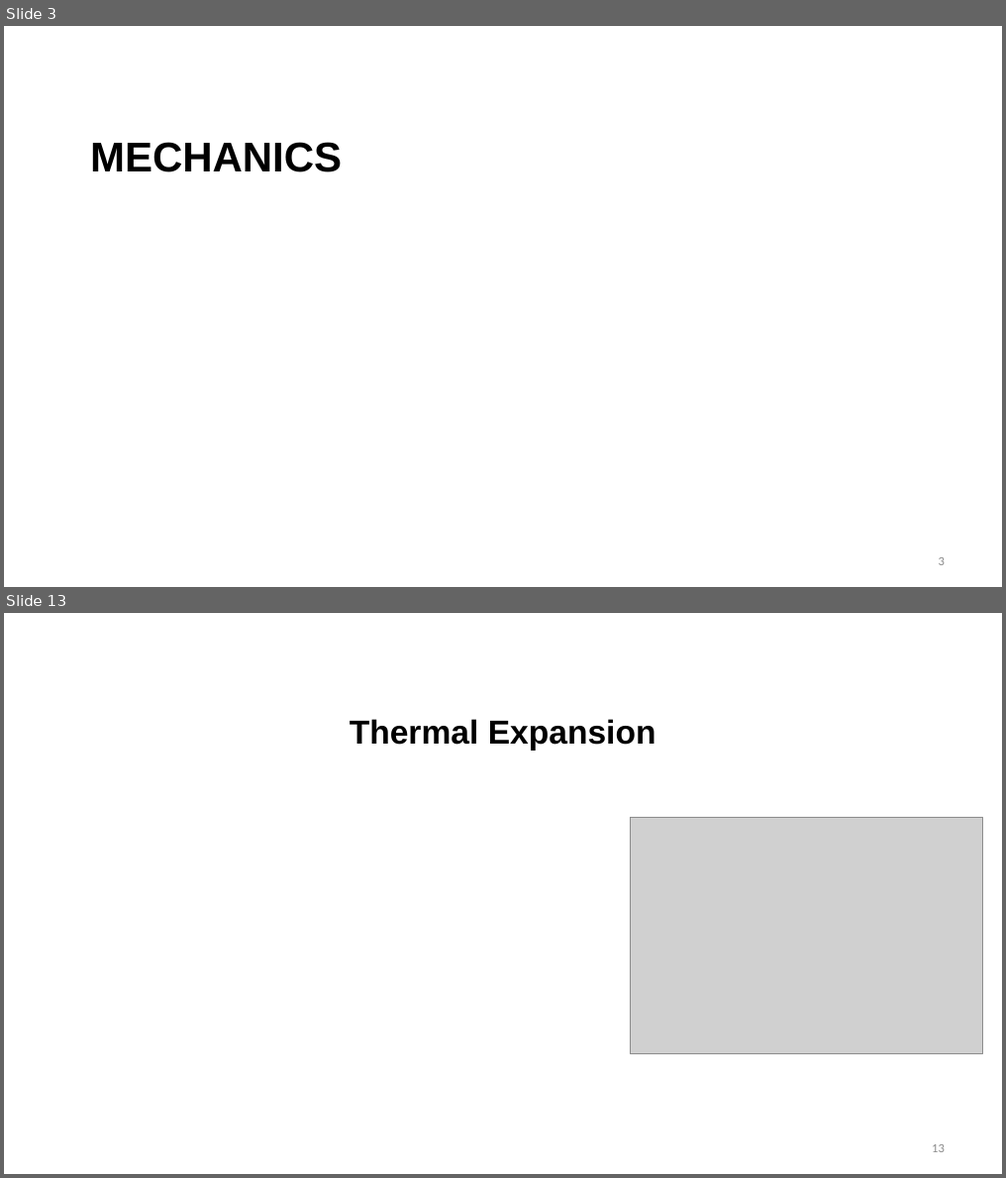
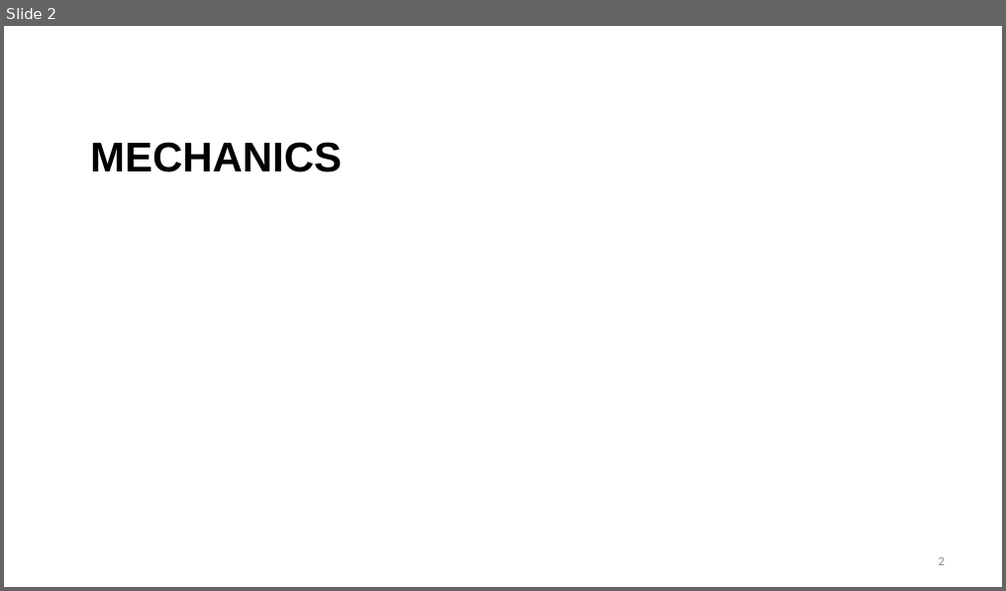
Before and after one commit to benbeeler/TEACHING, a slide deck: Nuclear_Fuel_Performance/NE533_Spring2026/Module2/Lec6_mechanics.pptx. Shown one above the other, each under a label of ours: slides 3 and 13 before the commit, slide 2 after it; the slides between them are not shown. The pictures are 1006x1178 and 1006x591 pixels, drawn with LibreOffice and Linux fonts; fonts in the diff are those of the drawing; grey boxes stand for pictures; background and template pictures are left out. Boxes give left, top, right and bottom in pixels: in the first picture for what was removed or moved away, otherwise in the second. Text is boxed around its words. In the diff, an @@ line names an element or a change of style, - is before the commit and + after.

```diff
--- a/Nuclear_Fuel_Performance/NE533_Spring2026/Module2/Lec6_mechanics.pptx
+++ b/Nuclear_Fuel_Performance/NE533_Spring2026/Module2/Lec6_mechanics.pptx
@@ slide 13 removed at box(4, 613, 1002, 1174), background #FFFFFF @@
@@ title removed at box(350, 719, 656, 751) @@
-Thermal Expansion
@@ picture removed at box(631, 817, 982, 1055) @@
@@ page number removed at box(932, 1145, 944, 1153) @@
-13
@@ what was slide 3 is now slide 2 @@
```
Also in this commit, not shown: 1 slide changed, 8 slides added, 37 other slides removed, 42 other files.
